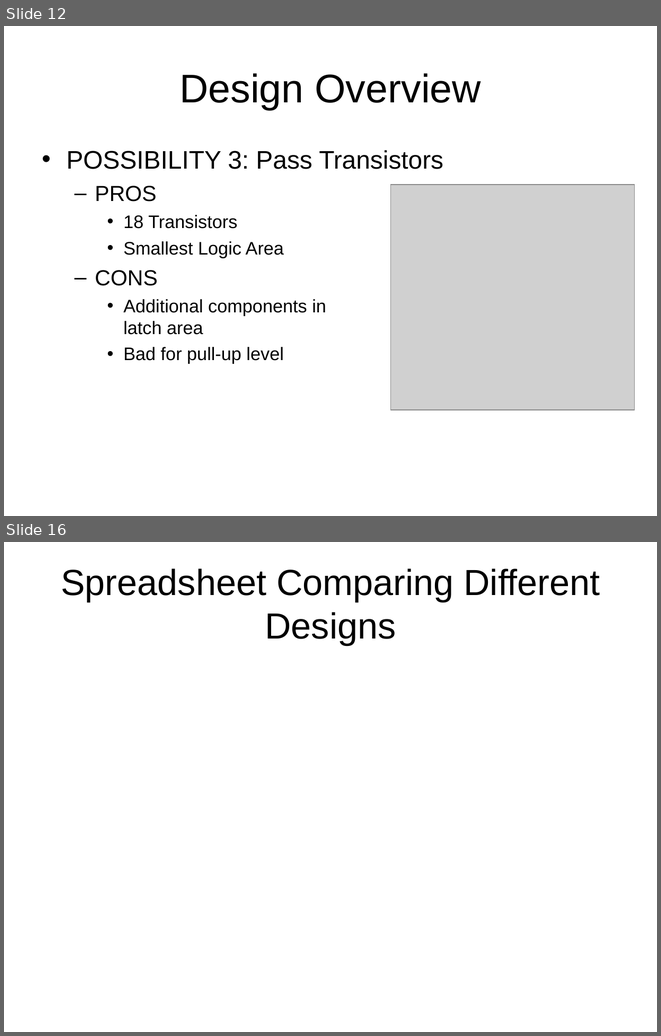
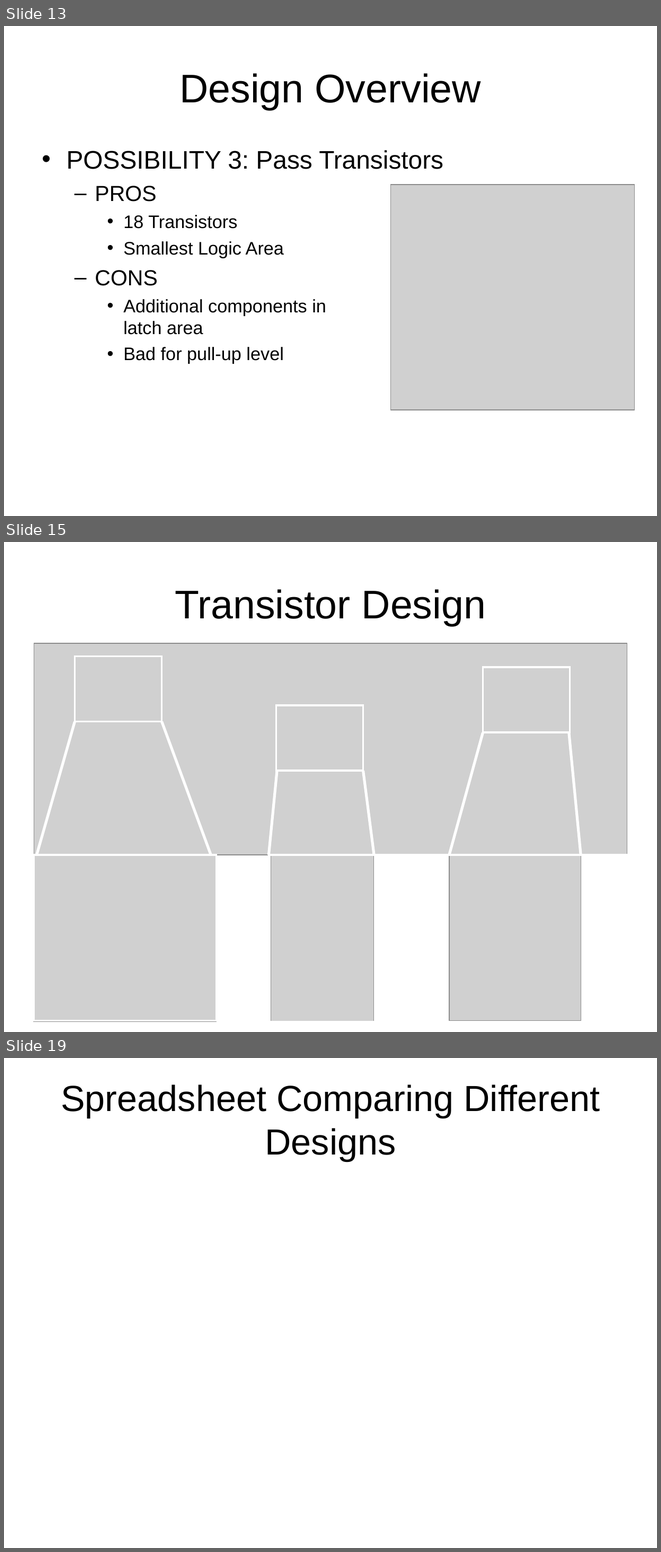
Before and after one commit to gouldj5/ru916175_2018, a slide deck: _seniorI/VLSI/_project/Gould - J-K Flip-Flop - Best.ppt. Shown one above the other, each under a label of ours: slides 12 and 16 before the commit, slides 13, 15 and 19 after it; the slides between them are not shown. The pictures are 661x1036 and 661x1552 pixels, drawn with LibreOffice and Linux fonts; fonts in the diff are those of the drawing; grey boxes stand for pictures. Boxes give left, top, right and bottom in pixels: in the first picture for what was removed or moved away, otherwise in the second. Text is boxed around its words. In the diff, an @@ line names an element or a change of style, - is before the commit and + after.

```diff
--- a/_seniorI/VLSI/_project/Gould - J-K Flip-Flop - Best.ppt
+++ b/_seniorI/VLSI/_project/Gould - J-K Flip-Flop - Best.ppt
@@ slide 15 added at (x1=4, y1=542, x2=657, y2=1032), background #FFFFFF @@
@@ title added at (x1=175, y1=589, x2=486, y2=626), 44 pt, text #000000 @@
+Transistor Design
@@ picture added at (x1=34, y1=643, x2=627, y2=855) @@
@@ rectangle added at (x1=74, y1=656, x2=161, y2=722), outline #FFFFFF 2.01 pt @@
@@ rectangle added at (x1=483, y1=668, x2=570, y2=733), outline #FFFFFF 2.01 pt @@
@@ rectangle added at (x1=276, y1=705, x2=363, y2=770), outline #FFFFFF 2.01 pt @@
@@ line added from (74, 722) to (37, 855), #FFFFFF 3 pt @@
@@ line added from (162, 722) to (211, 855), #FFFFFF 3 pt @@
@@ line added from (483, 733) to (449, 855), #FFFFFF 3 pt @@
@@ line added from (569, 733) to (581, 855), #FFFFFF 3 pt @@
@@ line added from (277, 770) to (268, 855), #FFFFFF 3 pt @@
@@ line added from (363, 770) to (374, 855), #FFFFFF 3 pt @@
@@ picture added at (x1=33, y1=855, x2=216, y2=1021) @@
@@ rectangle added at (x1=34, y1=855, x2=216, y2=1021), outline #FFFFFF 2.01 pt @@
@@ rectangle added at (x1=268, y1=855, x2=629, y2=1021), outline #FFFFFF 2.01 pt @@
@@ picture added at (x1=271, y1=855, x2=374, y2=1021) @@
@@ picture added at (x1=449, y1=855, x2=581, y2=1021) @@
@@ what was slide 12 is now slide 13 @@
@@ what was slide 16 is now slide 19 @@
```
Also in this commit, not shown: 8 slides changed, 2 other slides added, 21 other files.
